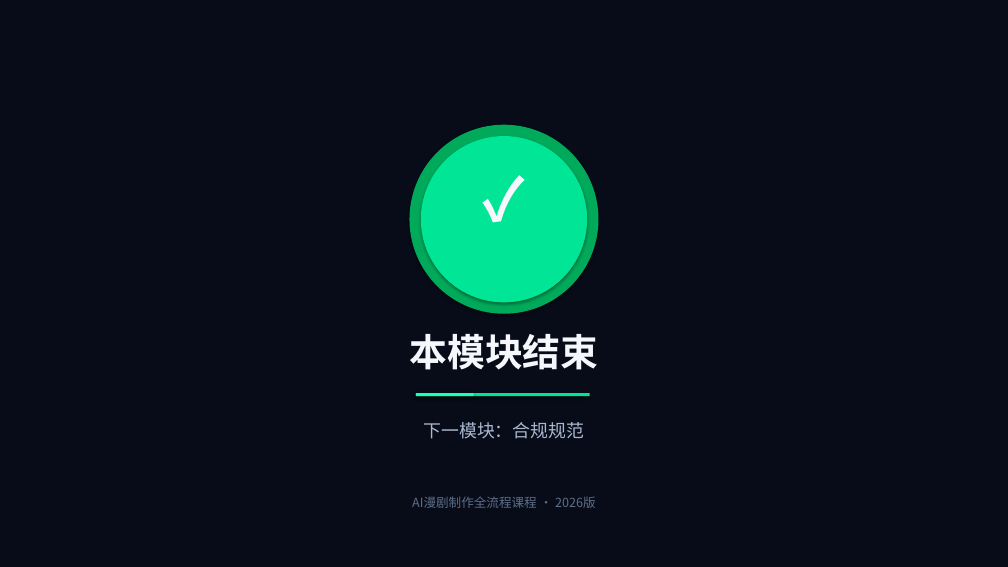
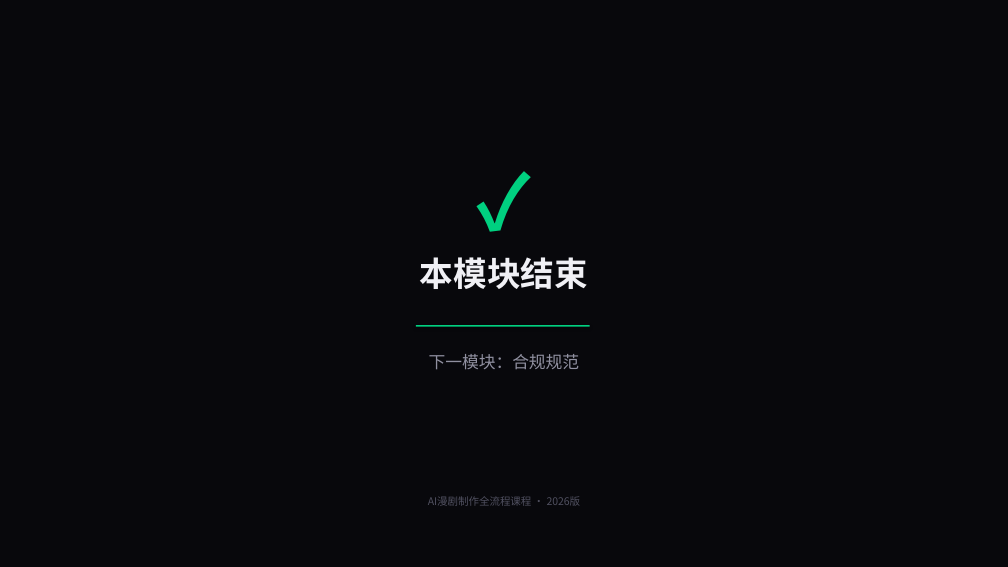
Before and after one commit to lichangjiang932-ship-it/ai-video-class, a slide deck: slide 13 of AI漫剧制作课程/PPT课件/模块15-分发变现.pptx. Drawn at 1008x567 pixels with LibreOffice and Linux fonts; fonts in the diff are those of the drawing. Boxes give left, top, right and bottom in pixels: in the first picture for what was removed or moved away, otherwise in the second. Text is boxed around its words. In the diff, an @@ line names an element or a change of style, - is before the commit and + after.

```diff
--- a/AI漫剧制作课程/PPT课件/模块15-分发变现.pptx
+++ b/AI漫剧制作课程/PPT课件/模块15-分发变现.pptx
@@ background #080C18 to #08080C @@
@@ ellipse removed at (x1=410, y1=125, x2=599, y2=314) @@
@@ ellipse removed at (x1=421, y1=136, x2=588, y2=302) @@
@@ text "✓" moved from (x1=421, y1=159, x2=588, y2=272) to (x1=0, y1=151, x2=1008, y2=227) @@
@@ text "✓" at (x1=0, y1=151, x2=1008, y2=227): size 56 to 72 pt, text colour #F5F7FC to #00D080 @@
@@ text "本模块结束" moved from (x1=409, y1=334, x2=598, y2=370) to (x1=420, y1=257, x2=588, y2=289) @@
@@ text "本模块结束" at (x1=420, y1=257, x2=588, y2=289): size 36 to 32 pt, text colour #F5F7FC to #F0F0F5 @@
@@ rectangle moved from (x1=416, y1=393, x2=590, y2=396) to (x1=416, y1=325, x2=590, y2=327) @@
@@ rectangle at (x1=416, y1=325, x2=590, y2=327): fill #00E696 to #00D080 @@
@@ text "下一模块：合规规范" moved from (x1=423, y1=422, x2=584, y2=439) to (x1=429, y1=354, x2=580, y2=370) @@
@@ text "下一模块：合规规范" at (x1=429, y1=354, x2=580, y2=370): size 17 to 16 pt, text colour #A8B8D0 to #9090A0 @@
@@ rectangle removed at (x1=416, y1=393, x2=474, y2=396) @@
@@ text "AI漫剧制作全流程课程 · 2026版" at (x1=428, y1=496, x2=581, y2=506): size 12 to 10 pt, text colour #5C6E8A to #505060 @@
```
Also in this commit, not shown: 12 other slides changed, 18 other files.
